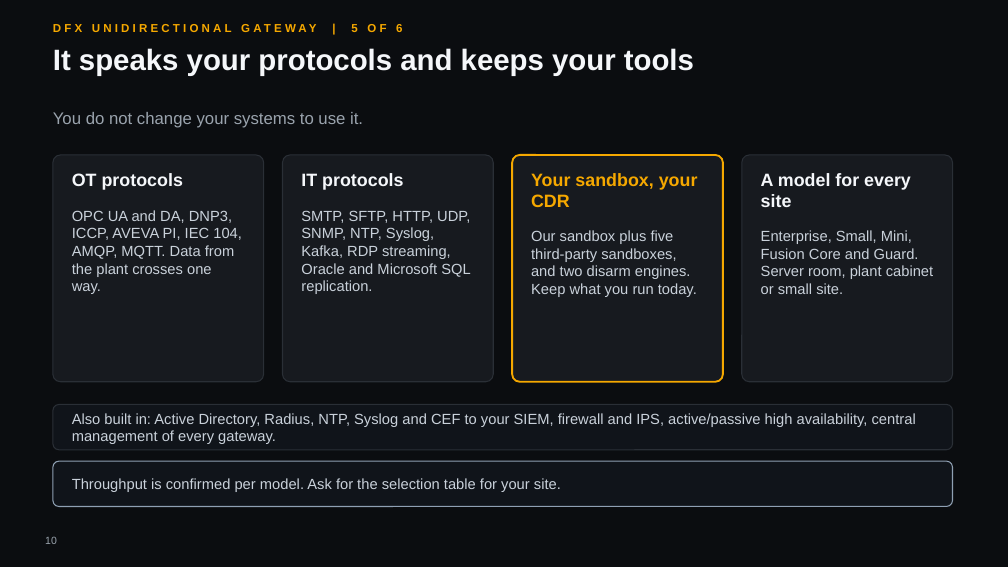
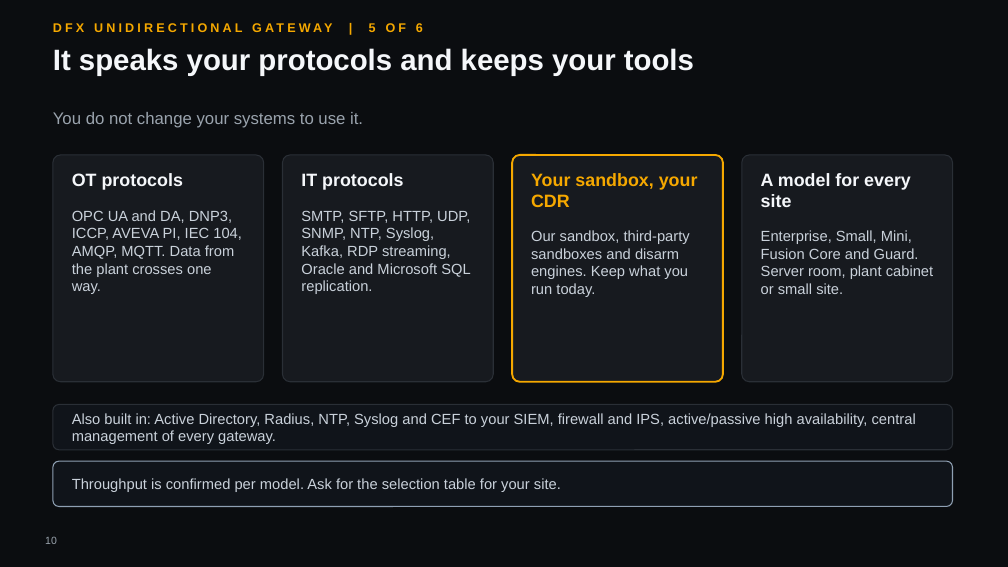
Before and after one commit to hybridus/DFX_Marketing, a slide deck: slide 10 of Projects/03_Presales_Master_Deck/pilot/DFX_Master_deck.pptx. Drawn at 1008x567 pixels with LibreOffice and Linux fonts; fonts in the diff are those of the drawing; background and template pictures are left out. Boxes give left, top, right and bottom in pixels: in the first picture for what was removed or moved away, otherwise in the second. Text is boxed around its words. In the diff, an @@ line names an element or a change of style, - is before the commit and + after.

```diff
--- a/Projects/03_Presales_Master_Deck/pilot/DFX_Master_deck.pptx
+++ b/Projects/03_Presales_Master_Deck/pilot/DFX_Master_deck.pptx
@@ text "DFX UNIDIRECTIONAL GATEWAY | 5 ..." at (369,23,423,32): size 11 to 12 pt @@
@@ text at (531,230,690,297): text changed @@
-Our sandbox plus five third-party sandboxes, and two disarm engines. Keep what you run today.
+Our sandbox, third-party sandboxes and disarm engines. Keep what you run today.
```
Also in this commit, not shown: 35 other slides changed, 1 slide added, 1 slide removed, 8 other files.
